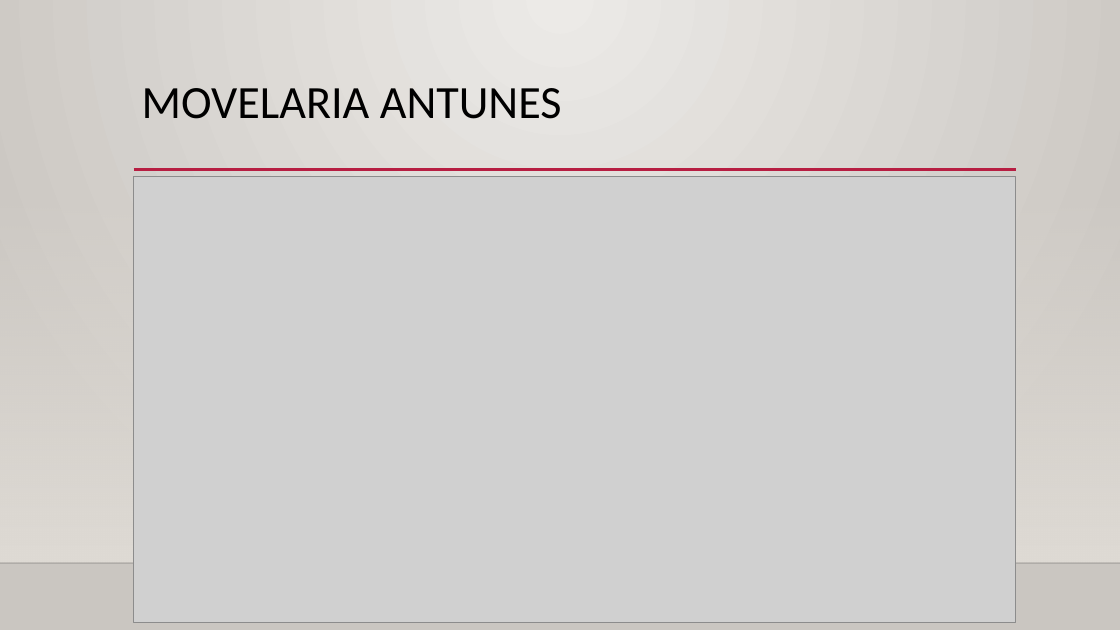
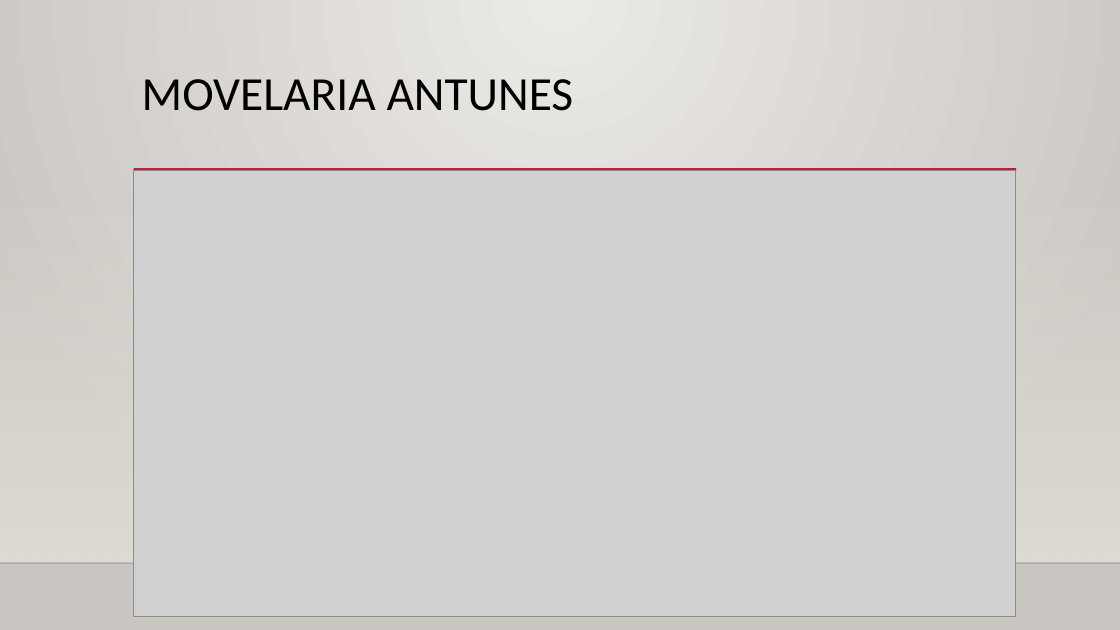
Before and after one commit to AndreLuizRibeiro/Trabalho, a slide deck: slide 2 of apresentacao G 5.pptx. Drawn at 1120x630 pixels with LibreOffice and Linux fonts; fonts in the diff are those of the drawing; grey boxes stand for pictures; background and template pictures are left out. Boxes give left, top, right and bottom in pixels: in the first picture for what was removed or moved away, otherwise in the second. Text is boxed around its words. In the diff, an @@ line names an element or a change of style, - is before the commit and + after.

```diff
--- a/apresentacao G 5.pptx
+++ b/apresentacao G 5.pptx
@@ background gradient #ECEAE7 to #CAC7C1 to gradient #ECEAE7 to #CAC6C1 @@
@@ title "MOVELARIA ANTUNES" at <box>142,79,574,111</box>: size 39.6 to 40.7 pt; line spacing 0.9 to 0.7 @@
@@ picture: place and size @@
-picture at <box>134,176,1016,623</box>
+picture at <box>134,171,1016,617</box>
```
Also in this commit, not shown: 5 other slides changed, 4 slides added, 23 slides removed, 1 other file.
